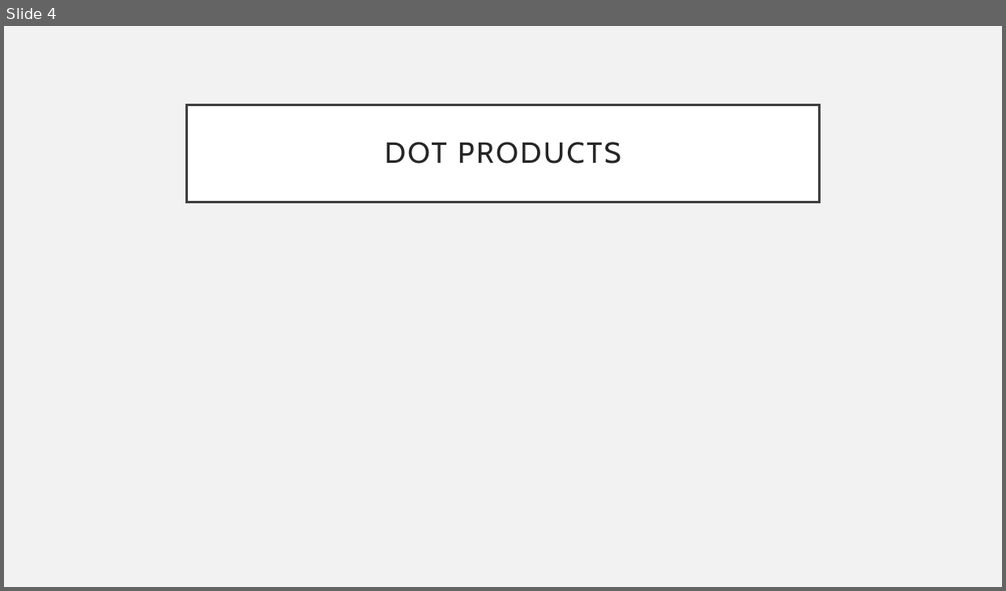
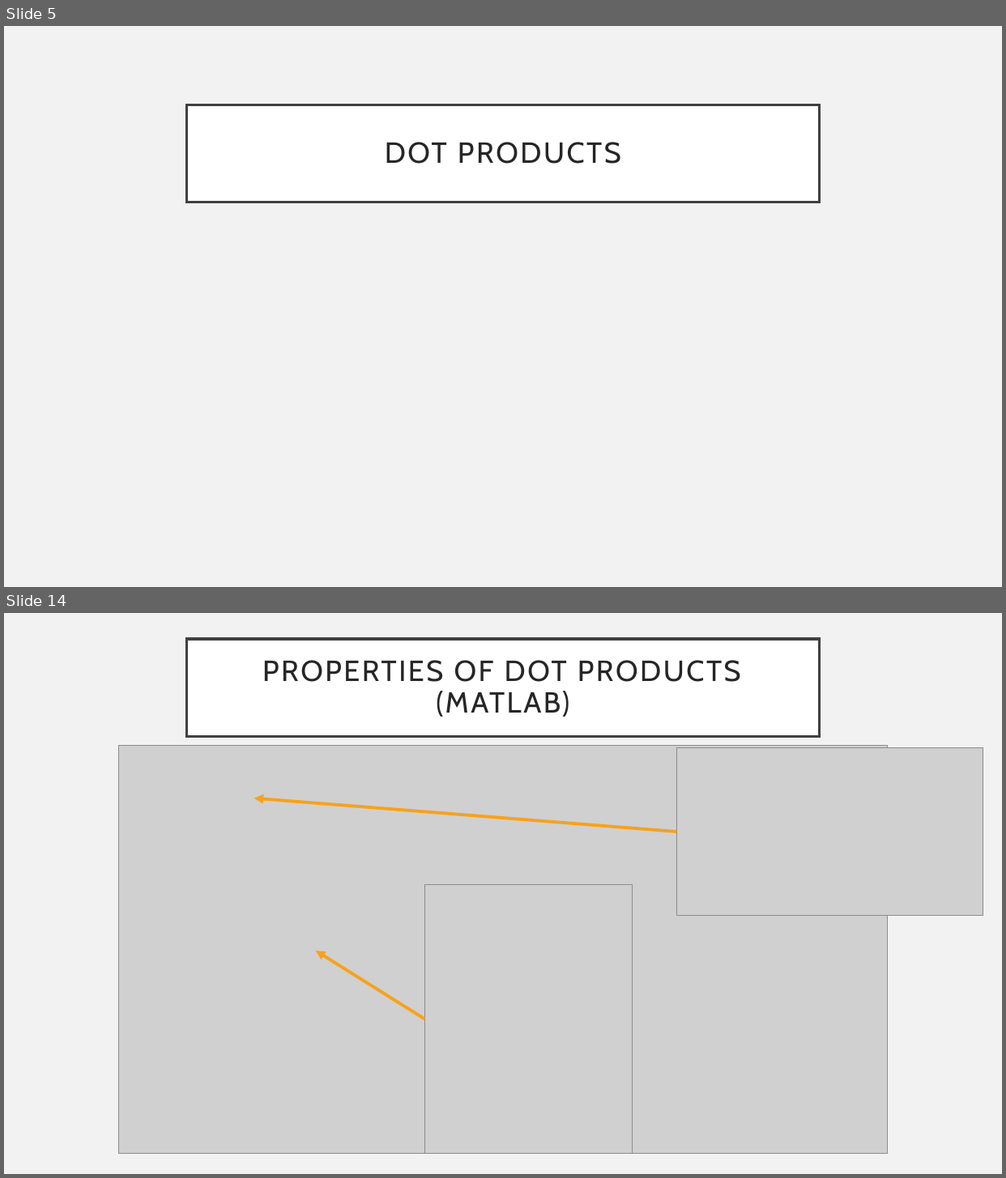
Before and after one commit to mdtdev/Signal-Processing-Demos, a slide deck: chap_10_11.pptx. Shown one above the other, each under a label of ours: slide 4 before the commit, slides 5 and 14 after it; the slides between them are not shown. The pictures are 1006x591 and 1006x1178 pixels, drawn with LibreOffice and Linux fonts; fonts in the diff are those of the drawing; grey boxes stand for pictures. Boxes give left, top, right and bottom in pixels: in the first picture for what was removed or moved away, otherwise in the second. Text is boxed around its words. In the diff, an @@ line names an element or a change of style, - is before the commit and + after.

```diff
--- a/chap_10_11.pptx
+++ b/chap_10_11.pptx
@@ slide 14 added at [4, 613, 1002, 1174], background #F2F2F2 @@
@@ title added at [187, 639, 819, 736], fill #FFFFFF, outline #404040 2.5 pt, 28 pt, text #262626 @@
+PROPERTIES OF DOT PRODUCTS (MATLAB)
@@ picture added at [119, 746, 888, 1152] @@
@@ picture added at [677, 747, 983, 916] @@
@@ arrow added from (677, 832) to (254, 798), #F6A21D 3 pt @@
@@ picture added at [424, 885, 632, 1153] @@
@@ arrow added from (424, 1020) to (316, 951), #F6A21D 3 pt @@
@@ what was slide 4 is now slide 5 @@
```
Also in this commit, not shown: 9 other slides added.
